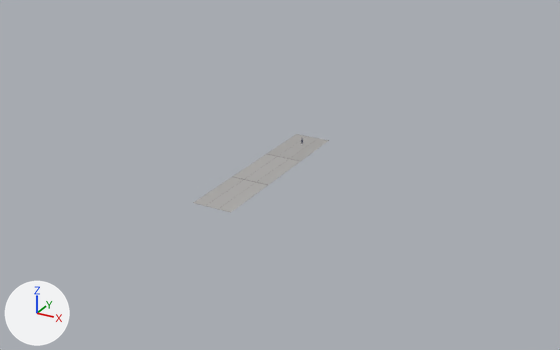
The Blender file pants_walk.blend: old version first, new version second.
Before and after are seen from a 50 mm lens placed at (70.4, -137.8, 60.6), pointed at (-2.7, -4.8, -5.8). The axes (+X, +Y, +Z) are drawn at lower left. The lights are the same throughout. The picture after the commit comes second.

Names of what the first picture shows: 'Floor'.
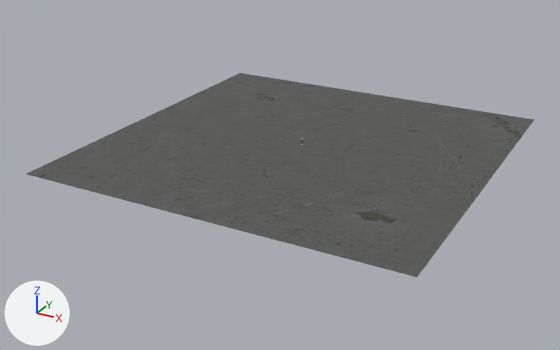
Where the change shows, as pixel boxes [x1, y1, x2, y2] in the pictures (560 x 350 px):
'Floor', recoloured, moved, rescaled (darker, 274% wider, 156% taller)
    before: [194, 134, 329, 213]
    after: [27, 73, 534, 277]

Edits to the bpy script that builds the scene:
```text
Add img_concrete_floor_worn_001_nor_gl_2k_jpg:
    img_concrete_floor_worn_001_nor_gl_2k_jpg = load_image('concrete_floor_worn_001_nor_gl_2k.jpg', 'assets/tex/concrete_floor_worn_001_nor_gl_2k.jpg', 2048, 2048, 'Non-Color')
Add img_concrete_floor_worn_001_diff_2k_jpg:
    img_concrete_floor_worn_001_diff_2k_jpg = load_image('concrete_floor_worn_001_diff_2k.jpg', 'assets/tex/concrete_floor_worn_001_diff_2k.jpg', 2048, 2048, 'sRGB')
Add img_concrete_floor_worn_001_rough_2k_jpg:
    img_concrete_floor_worn_001_rough_2k_jpg = load_image('concrete_floor_worn_001_rough_2k.jpg', 'assets/tex/concrete_floor_worn_001_rough_2k.jpg', 2048, 2048, 'Non-Color')
Add mat_concrete:
    mat_concrete = bpy.data.materials.new('Concrete')
    # colours: white #ffffff
    # uses the picture img_concrete_floor_worn_001_diff_2k_jpg
    # uses the picture img_concrete_floor_worn_001_nor_gl_2k_jpg
    # uses the picture img_concrete_floor_worn_001_rough_2k_jpg
Change me_plane:
    where me_plane.from_pydata(...)  # 4 vertices, 1 face; spans x -0.5..0.5, y -0.5..0.5, z 0.0
    remove me_plane.materials.append(mat_floor)
    add me_plane.materials.append(mat_concrete)
Change ob_floor:
    ob_floor.location: (0.0, -15.0, 0.0) -> (0.0, 0.0, 0.0)
    ob_floor.scale: (8.0, 40.0, 1.0) -> (80.0, 80.0, 1.0)
```
